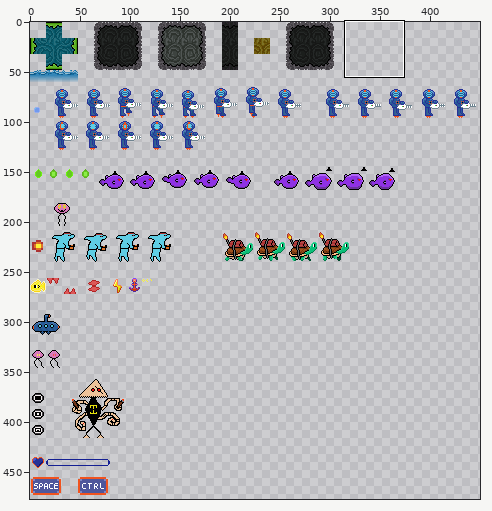
One commit to this sprite sheet: Game1/Content/SpriteSheet.png. Above, an overview of the earlier version with the close-up marked.
Close-up. Before the commit:
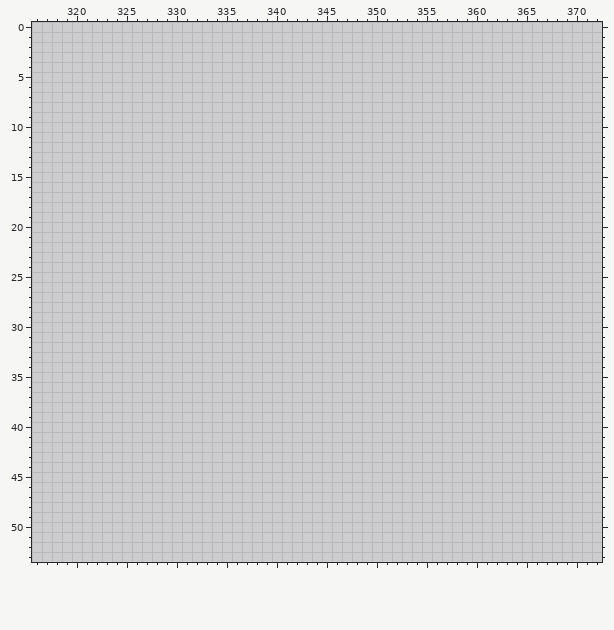
The file is 512x512 pixels. Pixels under 10% opacity are left out. Colours within 5 levels of each other are drawn and written as one. Shown: x 316..372, y 0..53. The wide view leaves out empty margins.
Palette (. is transparent): 
Pixels before (only the part around the change), first column x 316:
 0 .........................................................
 1 .........................................................
 2 .........................................................
 3 .........................................................
 4 .........................................................
 5 .........................................................
 6 .........................................................
 7 .........................................................
 8 .........................................................
 9 .........................................................
10 .........................................................
11 .........................................................
12 .........................................................
13 .........................................................
14 .........................................................
15 .........................................................
16 .........................................................
17 .........................................................
18 .........................................................
19 .........................................................
20 .........................................................
21 .........................................................
22 .........................................................
23 .........................................................
24 .........................................................
25 .........................................................
26 .........................................................
27 .........................................................
28 .........................................................
29 .........................................................
30 .........................................................
31 .........................................................
32 .........................................................
33 .........................................................
34 .........................................................
35 .........................................................
36 .........................................................
37 .........................................................
38 .........................................................
39 .........................................................
40 .........................................................
41 .........................................................
42 .........................................................
43 .........................................................
44 .........................................................
45 .........................................................
46 .........................................................
47 .........................................................
48 .........................................................
49 .........................................................
50 .........................................................
51 .........................................................
52 .........................................................
53 .........................................................
And afterwards:
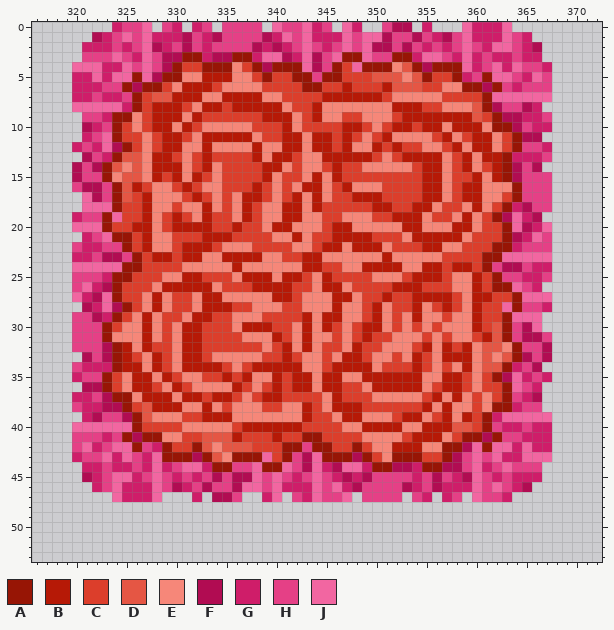
Colours new in this view: A #971505  B #b61906  C #dc3e2b  D #e55644  E #f68779  F #b10c52  G #cf1d69  H #e54086  J #f266a1
What changed:
Changed rows in their new state; - is an unchanged pixel.
first column x 320:
 0 ----GHHJ-HG-GH-HHHH-JHHJGH-JG--HFF-G---JGGGJ----
 1 --FGHJHJGGGFHGFHHHHFGJHJGGGJHJJFHHFHGFHJGGGJHG--
 2 -GGGHGHJFGHFHGHHHHFGFGHJHGHJHJFFHFHGHGHJHGJJHGF-
 3 -HHHJHGJHFFAAGFFAAGJJFGJFHJAAJHHAAGJJHGJGHGGHGG-
 4 JJJGGJHJHFACCAAAECAFAAAJFHACJAAAEDAFAAAJGHJGJHHG
 5 GGJGJJAJFAAEEBBBEECACCAAHAACCCDDDEDACCAGHAJJHGJH
 6 GGGHHAFAACEBBBCEEEECCCCAACCBCCCBDDDCCEEAAFAHGHHH
 7 GGHGGHACDDBBBEEBBBBEECCCCBBBBBBCEEEEECCCCAJJJJJJ
 8 JJJJJGACBBBCEBBCBBBBBECCBEEEEEEEBBBCCEEEDAFHHFG-
 9 -HHGAAECBBBEBCCCCCCBBBECBEECCEEECBBBBBBBDCAFFGGH
10 -FGHACECBBEBCEEEEECCCBECCCCBBCECBBCBBEBBBEAAFHGG
11 -GHJACCECBBCEBBBBBECCBBEBBCBCECBEEEECBECBBECAFF-
12 GHGJFACECBBEEBEEEEBEEBBEBBCBEEBCBCCEECBEBBECAHHG
13 -FHGADDEBBCECBCCCCBEBBCEEBBBBBCECBBBBECBEBBAGGGH
14 FHFADEDEBBBECBECCCCBBECEECBCCEEEEECBBECBECBAFHF-
15 FHHAEDDEBCBEBCECCCCBECCEBEBCCCCCCCCBBECCBEBAFHHH
16 HFFHADBCEECBCEECCCBCECEBBECBEEECCCCBBECBBEEEAHHH
17 -JFHADCBEEECBCECEBBCECBEBECCBBBCCCCBBECBBEECAHHH
18 -JJJACCBEECEEBECEBCEEBBEBCCCCCBBCCBBECCEBECAGFHH
19 GHHAJCCBECBCEBCCEBCEEBBEECCEEECCBBBECCEBECAFJGF-
20 JJJACCBBECBBBBCCBCCEBBEEECBBEEEEEBBEEEBBECCAJFGJ
21 -GHJAACBEECCCBBBCCCCEEBECCBBBBCCCEBBBBBECCCAFGJH
22 HGGHHACBEECBBBCEEECCCCEECBBEBBBECCCBBEECCCAAGHHH
23 GGHFFHACBBCBBEEBBBBEECCBBEEEEEEBEEEEECCCCAAJJJJJ
24 JJJJJAACCCCEEEEEBEEEEEEBBCCEEBBBBEEBBCBBCAHFFHGG
25 HHHGAACCCEEBBCCCEBBBEBBCEBCCCCEEECBBBCEEBCAHHGGH
26 HJGFACCCEBBBBBECCCBBBBCCEBBECCCCBBBCCCEEBCAAJHG-
27 JGFJACCEBECCEBBEEEEEBBCEEEBBECCBCCBBBBCEBBCCAJJJ
28 -FGJFACEBECCEBBBCCEEECCEEEBEECBECCBECBCEBCCJAHHG
29 HHFGACEBECCEBBCCEEECCCCBEBBEECBECEBEECEEBCCAJJJ-
30 HHHACEEBECEBBCCCEBBBCCEBEBCECBBECECECEEEBCDAHFJ-
31 HHHAEEEBECEBBCCCCEEEBCEBEECECBCCEEECECEECBDAHFFH
32 HHHFABEBCCEBBCCCCCCECBEBECCEBCCEEECBEBCBEDDEAHHF
33 -FHFABCEBCEBBCEEEEECCBCEECEBBCEECEBCEBBBEDEDAFHF
34 HGGGABBEBCEBBBBCECBBBBBEECBBBBECCCBCECEBEDDAGHF-
35 GHHACEBBEBCEECCBCBEEBCBBEBBEEBBBBBBEEBBCECAFJGHG
36 -FFACEBBCEBCEEEEBCECBCBBEBBCCEBBBBBECBBCECCAJHG-
37 GGHFAAEBBBEBBCBBCECBBCCCCEBCCCEEEEECBEBECECAHGF-
38 HGGFFACDBBBEEBECEEECCEEBCEBBBCCCCCCBEBEECEAAGHH-
39 -GFHHFADEEECCBBBEEEEEEEBCCEBBEEECBBECBEBCAGJJJJJ
40 JJJJJJACCCCEEEEECBBBBBBCCCCEEBBBBEEBBBDDCAHGGHGG
41 HHHGHAFAAEECCDDDBCCCBCCAACCCCEEEECBBBECAAFAHHGGG
42 HJGHJJAHGACCADEDDDCCCAAHAACCACEEBBBEEAAFJAJJGJGG
43 GHHJGJHGJAAAFADEAAAJCAHFJAAAFACEAAACCAFHJHJGGJJJ
44 -GGHGGHGJGHJJGAAHHJAAJHFJGFJJGAAFFGAAFFHJGHJHHH-
45 -FGHJJGHJHGHGHFHFFJHJHGHJHGFGFHHHHGHFHGFJHGHGGG-
46 --GHJGGGJHFGHFHHFJJHJGGGJHJGFHHHHFGHFGGGJHJHGF--
47 ----JGGGJ---G-FFH--GJ-HGJHHJ-HHHH-HG-GH-JHHG----
Boxes around the changes in both close-ups, in picture pixels (x1, y1, x2, y2):
added: (72, 22, 552, 502)
